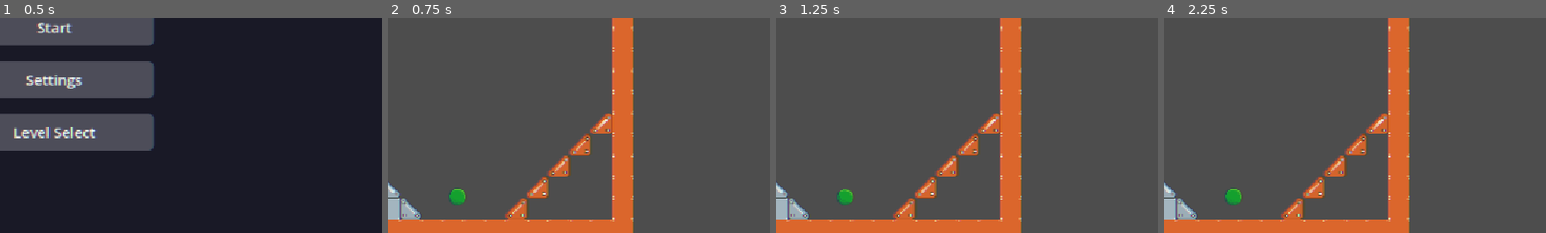
Above: before the commit, frames 1-4 (left to right).
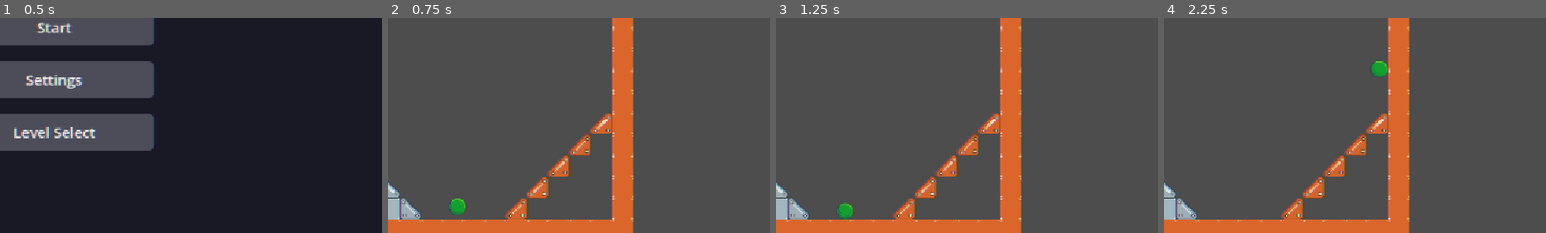
Above: after the commit, the same moments.

Repository: swan-eternal/clockwork
Game: Godot game, scene res://scenes/main_menu.tscn
Same seed, same stepped clock (60 frames per second), same inputs: the game is played once before the commit and once after it.
Inputs:
- Up to frame 1 (0.5 s): no input
- Up to frame 2 (0.75 s): click "Start" at 0.5 s
- Up to frame 3 (1.25 s): no input
- Up to frame 4 (2.25 s): tap Enter (ui_accept) at 1.25, 1.52, 2 s; hold Right (ui_right) from 1.28 s (still down)
The pictures show only the part of the screen within x 43-93%, y 43-93%; the shares and areas given below are measured in that part.

Frame 1 is identical in both runs. In frame 2, 0.4% of the frame differs, in the area x 16-21%, y 78-92%; in frame 3, 0.5%; in frame 4, 0.6%, in the area x 16-59%, y 20-88%.
Error before the commit: Parse Error: Too many arguments for "move_and_slide()" call. Expected at most 0 but received 1. (res://scripts/player.gd:219)

Commit message:
Fix: move_and_slide() takes no args in Godot 4; set up_direction property instead
Godot 4's CharacterBody2D.move_and_slide() takes no arguments (the
up_direction parameter from Godot 3 was removed). The 'up' direction
for collision resolution and slope sliding is now set via the
up_direction property on CharacterBody2D.

Changes:
- _rotate_gravity_cw() now also sets up_direction = -gravity_direction
  so move_and_slide uses the correct 'up' for the current gravity
- move_and_slide() call in _physics_process is back to no arguments
- Updated comment to reflect the new approach

Diff:
--- a/scripts/player.gd
+++ b/scripts/player.gd
@@ -211,12 +211,10 @@
 
 	# move_and_slide resolves collisions against walls / platforms using
 	# this body's CollisionShape2D. Must be the LAST physics line —
-	# anything after it reads the post-collision velocity.
-	# Pass -gravity_direction as the up_direction so move_and_slide
-	# uses the correct "up" for collision and sliding (default is
-	# Vector2.UP which only matches our setup when gravity is straight
-	# down).
-	move_and_slide(-gravity_direction)
+	# anything after it reads the post-collision velocity. Uses the
+	# up_direction property (set by _rotate_gravity_cw) to determine
+	# the "up" direction for collision resolution and slope sliding.
+	move_and_slide()
 
 	# Debug output: print state to console every debug_poll_interval
 	# seconds. Toggle off via debug_output = false in the inspector.
@@ -350,5 +348,9 @@
 
 # Rotates gravity 90° clockwise. Called on each ClockUI.countdown_zero
 # signal. 90° CW in Godot 2D is -PI/2 radians (rotation is CCW-positive).
+# Also updates up_direction so move_and_slide uses the correct "up" for
+# collision resolution and slope sliding — defaults to Vector2.UP which
+# only matches our setup when gravity is straight down.
 func _rotate_gravity_cw() -> void:
 	gravity_direction = gravity_direction.rotated(-PI / 2.0)
+	up_direction = -gravity_direction
